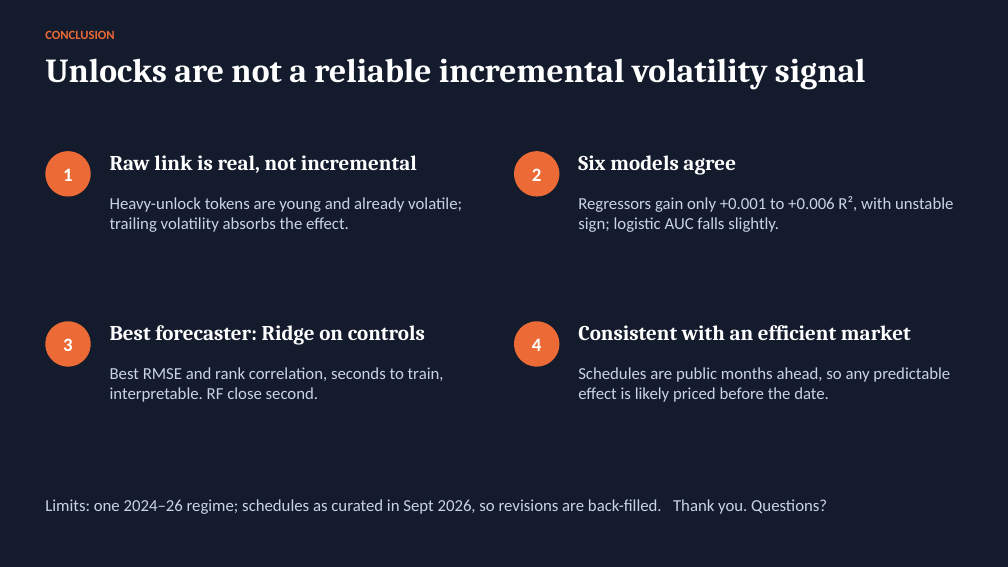
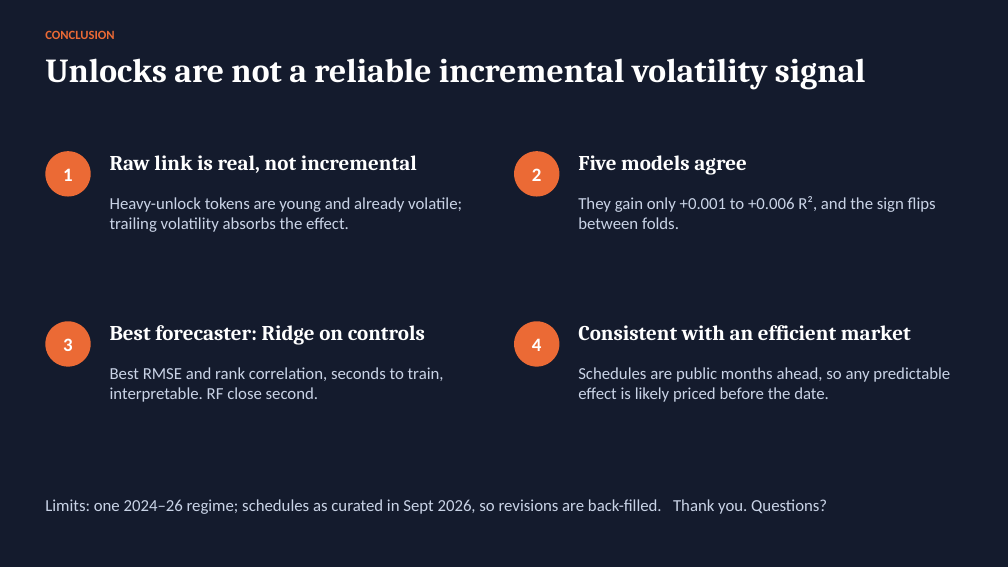
Before and after one commit to watersalamander/MH6805A-Project-Group7, a slide deck: slide 12 of report/Group7_Presentation_DRAFT.pptx. Drawn at 1008x567 pixels with LibreOffice and Linux fonts; fonts in the diff are those of the drawing. Boxes give left, top, right and bottom in pixels: in the first picture for what was removed or moved away, otherwise in the second. Text is boxed around its words. In the diff, an @@ line names an element or a change of style, - is before the commit and + after.

```diff
--- a/report/Group7_Presentation_DRAFT.pptx
+++ b/report/Group7_Presentation_DRAFT.pptx
@@ text at <box>578,155,747,175</box>: text changed @@
-Six models agree
+Five models agree
@@ text at <box>578,196,936,229</box>: text changed @@
-Regressors gain only +0.001 to +0.006 R², with unstable sign; logistic AUC falls slightly.
+They gain only +0.001 to +0.006 R², and the sign flips between folds.
```
Also in this commit, not shown: 3 other slides changed, 27 other files.
